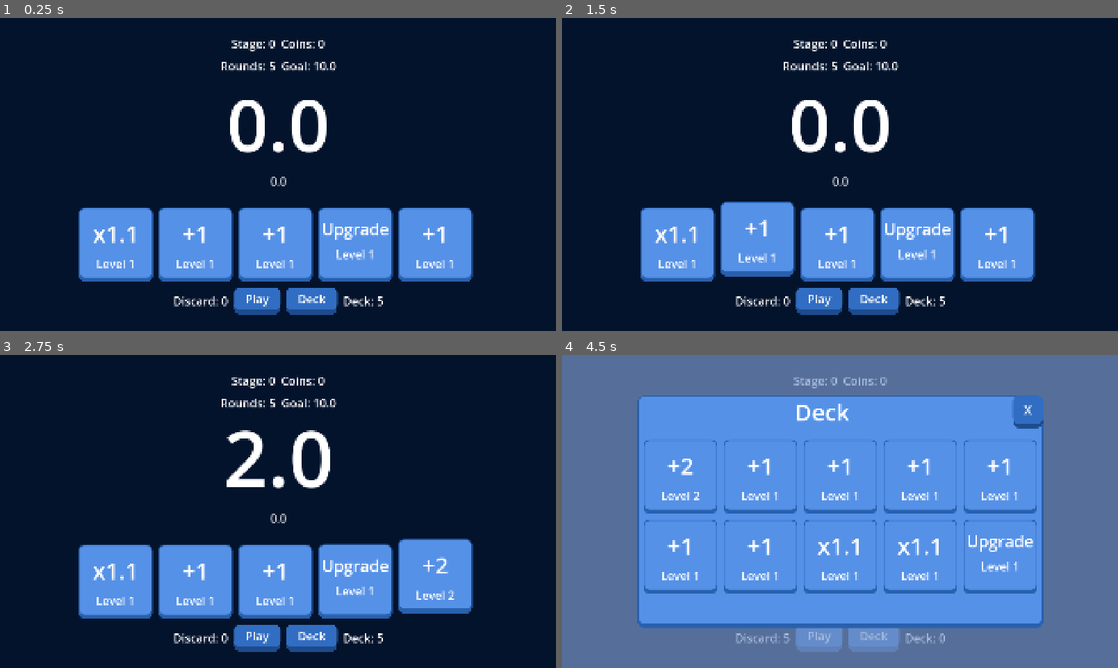
Above: before the commit, frames 1-4 (two rows, left to right).
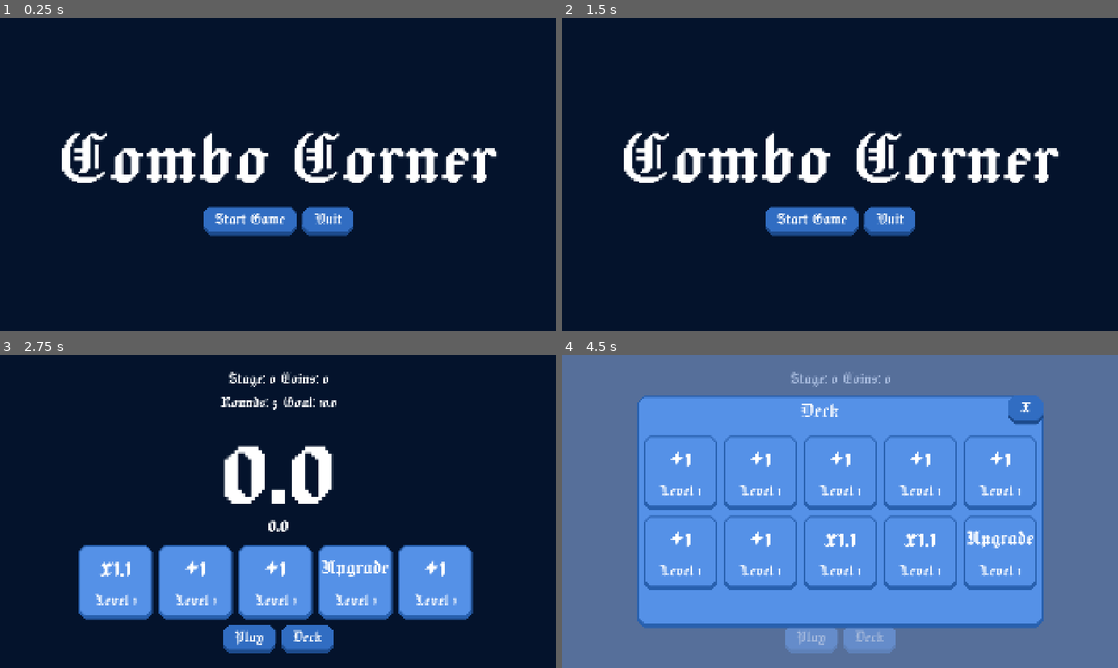
Above: after the commit, the same moments.

Repository: billyhawkes/card-game
Game: Godot game, scene res://scenes/menus/main_menu.tscn
Two runs of this game, one before a commit and one after it. Both use one fixed random seed, a clock stepped at 60 frames per second and the inputs below. Before the commit the project starts from res://scenes/game/game.tscn.
Inputs (mouse positions are in pixels of both pictures, inside the frame that each line leads up to):
- Up to frame 1 (0.25 s): no input
- Up to frame 2 (1.5 s): click (817, 299) at 0.5 s, where only the run before the commit has a clickable "Play"; click (817, 299) at 1.25 s, where only the run before the commit has a clickable "Play"
- Up to frame 3 (2.75 s): click (250, 558) at 2 s, where only the run after the commit has a clickable "Start Game"
- Up to frame 4 (4.5 s): click "Play" at 2.75 s; click "Play" at 3.5 s; click "Deck" at 4.25 s

The runs differ from the first frame. In frame 1, 24% of the frame differs, in the area x 11-90%, y 7-95%; in frame 2, 24%; in frame 3, 8.2%; in frame 4, 11%.

Commit message:
feat: ui overhaul (font, hex boxes, etc), and main menu

Diff:
--- a/icon.svg
+++ /dev/null
@@ -1 +0,0 @@
-<svg xmlns="http://www.w3.org/2000/svg" width="128" height="128"><rect width="124" height="124" x="2" y="2" fill="#363d52" stroke="#212532" stroke-width="4" rx="14"/><g fill="#fff" transform="translate(12.322 12.322)scale(.101)"><path d="M105 673v33q407 354 814 0v-33z"/><path fill="#478cbf" d="m105 673 152 14q12 1 15 14l4 67 132 10 8-61q2-11 15-15h162q13 4 15 15l8 61 132-10 4-67q3-13 15-14l152-14V427q30-39 56-81-35-59-83-108-43 20-82 47-40-37-88-64 7-51 8-102-59-28-123-42-26 43-46 89-49-7-98 0-20-46-46-89-64 14-123 42 1 51 8 102-48 27-88 64-39-27-82-47-48 49-83 108 26 42 56 81zm0 33v39c0 276 813 276 814 0v-39l-134 12-5 69q-2 10-14 13l-162 11q-12 0-16-11l-10-65H446l-10 65q-4 11-16 11l-162-11q-12-3-14-13l-5-69z"/><path d="M483 600c0 34 58 34 58 0v-86c0-34-58-34-58 0z"/><circle cx="725" cy="526" r="90"/><circle cx="299" cy="526" r="90"/></g><g fill="#414042" transform="translate(12.322 12.322)scale(.101)"><circle cx="307" cy="532" r="60"/><circle cx="717" cy="532" r="60"/></g></svg>
--- a/interface/button.tres
+++ b/interface/button.tres
@@ -12,3 +12,4 @@
 corner_radius_top_right = 20
 corner_radius_bottom_right = 20
 corner_radius_bottom_left = 20
+corner_detail = 1
--- a/interface/theme.tres
+++ b/interface/theme.tres
@@ -1,5 +1,6 @@
-[gd_resource type="Theme" load_steps=5 format=3 uid="uid://ui7apxl85t3v"]
+[gd_resource type="Theme" load_steps=6 format=3 uid="uid://ui7apxl85t3v"]
 
+[ext_resource type="FontFile" uid="uid://b8cddivjfcxgb" path="res://assets/fonts/Jacquard24-Regular.ttf" id="1_iq5ie"]
 [ext_resource type="StyleBox" uid="uid://cwq1521ogwfkl" path="res://interface/button.tres" id="1_qajdk"]
 
 [sub_resource type="StyleBoxEmpty" id="StyleBoxEmpty_qajdk"]
@@ -23,15 +24,16 @@
 content_margin_right = 40.0
 content_margin_bottom = 25.0
 bg_color = Color(0.333376, 0.568151, 0.905405, 1)
-border_width_left = 4
-border_width_top = 4
-border_width_right = 4
+border_width_left = 6
+border_width_top = 6
+border_width_right = 6
 border_width_bottom = 15
 border_color = Color(0.157096, 0.375376, 0.682955, 1)
 corner_radius_top_left = 20
 corner_radius_top_right = 20
 corner_radius_bottom_right = 20
 corner_radius_bottom_left = 20
+corner_detail = 1
 
 [resource]
 BoxContainer/constants/separation = 20
@@ -52,13 +54,15 @@
 Button/constants/h_separation = 4
 Button/constants/icon_max_width = 0
 Button/constants/outline_size = 0
-Button/font_sizes/font_size = 40
+Button/font_sizes/font_size = 60
+Button/fonts/font = ExtResource("1_iq5ie")
 Button/styles/disabled = ExtResource("1_qajdk")
 Button/styles/focus = SubResource("StyleBoxEmpty_qajdk")
 Button/styles/hover = ExtResource("1_qajdk")
 Button/styles/normal = ExtResource("1_qajdk")
 Button/styles/pressed = SubResource("StyleBoxFlat_qajdk")
-Label/font_sizes/font_size = 40
+Label/font_sizes/font_size = 60
+Label/fonts/font = ExtResource("1_iq5ie")
 MarginContainer/constants/margin_bottom = 20
 MarginContainer/constants/margin_left = 20
 MarginContainer/constants/margin_right = 20
--- a/project.godot
+++ b/project.godot
@@ -10,10 +10,11 @@
 
 [application]
 
-config/name="Card Game"
-run/main_scene="uid://b8upd5s60o0j6"
+config/name="Combo Corner"
+config/description="Combo Corner is a card game where you upgrade, add, and multiply your cards to get a high score. Build your deck, upgrade your cards, and get to the highest stage possible."
+run/main_scene="uid://b3utiauum1040"
 config/features=PackedStringArray("4.4", "GL Compatibility")
-config/icon="res://icon.svg"
+config/icon="uid://bji0g1xr7ktfr"
 
 [autoload]
 
--- a/scenes/cards/card.gd
+++ b/scenes/cards/card.gd
@@ -55,7 +55,7 @@
 		CardType.Multiply:
 			return "x" + str(get_value())
 		CardType.Upgrade:
-			value_label.add_theme_font_size_override("font_size", 56)
+			value_label.add_theme_font_size_override("font_size", 80)
 			return "Upgrade"
 		_:
 			return ""
--- a/scenes/cards/card.tscn
+++ b/scenes/cards/card.tscn
@@ -22,24 +22,23 @@
 
 [node name="VBoxContainer" type="VBoxContainer" parent="Panel"]
 layout_mode = 1
-anchors_preset = 8
+anchors_preset = 5
 anchor_left = 0.5
-anchor_top = 0.5
 anchor_right = 0.5
-anchor_bottom = 0.5
-offset_left = -66.5
-offset_top = -92.5
-offset_right = 66.5
-offset_bottom = 92.5
+offset_left = -98.0
+offset_top = 10.0
+offset_right = 98.0
+offset_bottom = 221.0
 grow_horizontal = 2
-grow_vertical = 2
 
 [node name="ValueLabel" type="Label" parent="Panel/VBoxContainer"]
 unique_name_in_owner = true
+custom_minimum_size = Vector2(0, 130)
 layout_mode = 2
-theme_override_font_sizes/font_size = 80
+theme_override_font_sizes/font_size = 120
 text = "+1"
 horizontal_alignment = 1
+vertical_alignment = 1
 
 [node name="LevelLabel" type="Label" parent="Panel/VBoxContainer"]
 unique_name_in_owner = true
--- a/scenes/game/game.tscn
+++ b/scenes/game/game.tscn
@@ -73,13 +73,14 @@
 grow_horizontal = 2
 grow_vertical = 2
 size_flags_horizontal = 4
-theme_override_font_sizes/font_size = 250
+theme_override_font_sizes/font_size = 500
 text = "0.0"
 horizontal_alignment = 1
 
 [node name="ScoreLabel" type="Label" parent="HUD"]
 custom_minimum_size = Vector2(0, 100)
 layout_mode = 2
+theme_override_font_sizes/font_size = 90
 text = "0.0"
 horizontal_alignment = 1
 
@@ -97,6 +98,7 @@
 
 [node name="DiscardLabel" type="Label" parent="HUD/Footer"]
 unique_name_in_owner = true
+visible = false
 layout_mode = 2
 text = "Discard: 5"
 
@@ -114,6 +116,7 @@
 
 [node name="DeckLabel" type="Label" parent="HUD/Footer"]
 unique_name_in_owner = true
+visible = false
 layout_mode = 2
 text = "Deck: 5"
 
--- /dev/null
+++ b/scenes/menus/main_menu.gd
@@ -0,0 +1,9 @@
+extends CanvasLayer
+
+
+func _on_start_button_pressed() -> void:
+	Game.start_game()
+
+
+func _on_quit_button_pressed() -> void:
+	get_tree().quit()
--- a/scenes/menus/main_menu.tscn
+++ b/scenes/menus/main_menu.tscn
@@ -1,8 +1,10 @@
-[gd_scene load_steps=2 format=3 uid="uid://b3utiauum1040"]
+[gd_scene load_steps=3 format=3 uid="uid://b3utiauum1040"]
 
+[ext_resource type="Script" uid="uid://48hhq4wk0ydd" path="res://scenes/menus/main_menu.gd" id="1_ovrgc"]
 [ext_resource type="Theme" uid="uid://ui7apxl85t3v" path="res://interface/theme.tres" id="1_xqga4"]
 
 [node name="CanvasLayer" type="CanvasLayer"]
+script = ExtResource("1_ovrgc")
 
 [node name="Control" type="Control" parent="."]
 layout_mode = 3
@@ -26,7 +28,27 @@
 grow_horizontal = 2
 grow_vertical = 2
 
-[node name="Button" type="Button" parent="Control/VBoxContainer"]
+[node name="Label" type="Label" parent="Control/VBoxContainer"]
 layout_mode = 2
+theme_override_font_sizes/font_size = 300
+text = "Combo Corner"
+horizontal_alignment = 1
+
+[node name="HBoxContainer" type="HBoxContainer" parent="Control/VBoxContainer"]
+layout_mode = 2
+alignment = 1
+
+[node name="StartButton" type="Button" parent="Control/VBoxContainer/HBoxContainer"]
+layout_mode = 2
+size_flags_horizontal = 4
 theme = ExtResource("1_xqga4")
 text = "Start Game"
+
+[node name="QuitButton" type="Button" parent="Control/VBoxContainer/HBoxContainer"]
+layout_mode = 2
+size_flags_horizontal = 4
+theme = ExtResource("1_xqga4")
+text = "Quit"
+
+[connection signal="pressed" from="Control/VBoxContainer/HBoxContainer/StartButton" to="." method="_on_start_button_pressed"]
+[connection signal="pressed" from="Control/VBoxContainer/HBoxContainer/QuitButton" to="." method="_on_quit_button_pressed"]
Binary file removed: assets/card.png
Not shown, removed: assets/card.png.import
Binary file added: assets/fonts/Jacquard24-Regular.ttf
Not shown, added: assets/fonts/Jacquard24-Regular.ttf.import
Binary file added: assets/logo.png
Not shown, changed: assets/logo.png.import
Not shown, added: scenes/menus/main_menu.gd.uid
Not shown, changed: assets/.DS_Store
